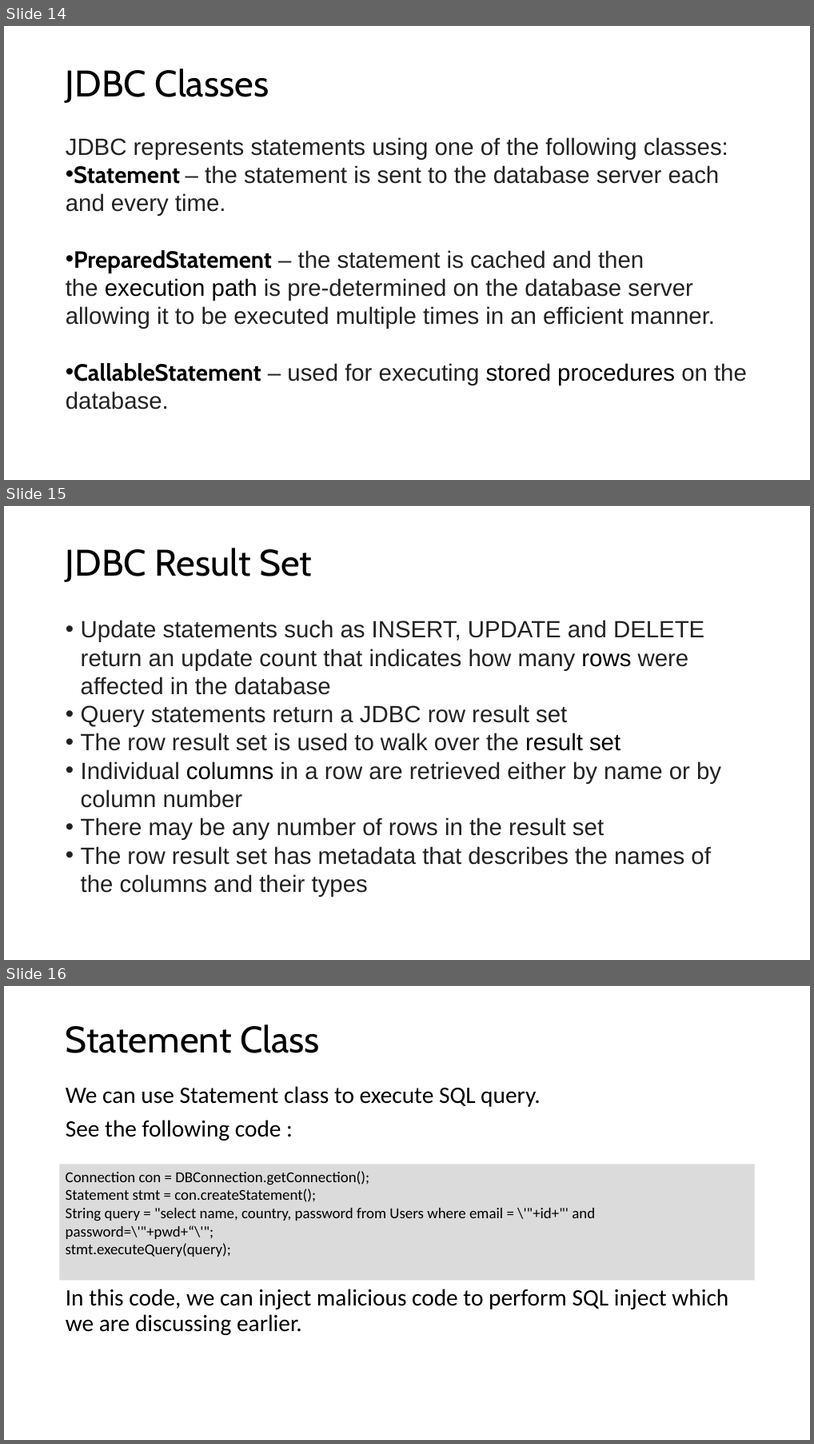
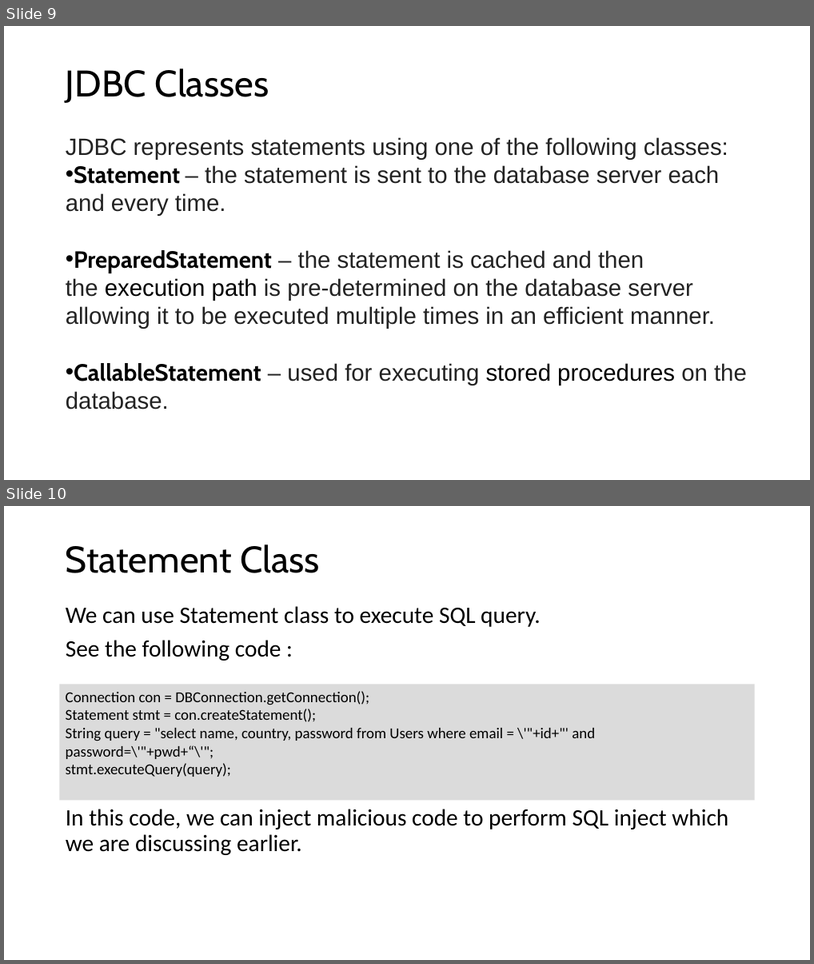
Before and after one commit to lsiddiqsunny/Undergraduate-Thesis, a slide deck: Presentation/1505065_1505069.pptx. Shown one above the other, each under a label of ours: slides 14, 15 and 16 before the commit, slides 9 and 10 after it. The pictures are 814x1444 and 814x964 pixels, drawn with LibreOffice and Linux fonts; fonts in the diff are those of the drawing. Boxes give left, top, right and bottom in pixels: in the first picture for what was removed or moved away, otherwise in the second. Text is boxed around its words. In the diff, an @@ line names an element or a change of style, - is before the commit and + after.

```diff
--- a/Presentation/1505065_1505069.pptx
+++ b/Presentation/1505065_1505069.pptx
@@ slide 15 removed at (4, 506, 810, 960), background #FFFFFF @@
@@ title removed at (66, 548, 312, 582) @@
-JDBC Result Set
@@ text removed at (81, 620, 722, 896) @@
-• Update statements such as INSERT, UPDATE and DELETE return an update count that indicates how many rows were affected in the database
-• Query statements return a JDBC row result set
-• The row result set is used to walk over the result set
-• Individual columns in a row are retrieved either by name or by column number
-• There may be any number of rows in the result set
-• The row result set has metadata that describes the names of the columns and their types
@@ what was slide 14 is now slide 9 @@
@@ what was slide 16 is now slide 10 @@
```
Also in this commit, not shown: 4 slides changed, 1 slide added, 10 other slides removed, 16 other files.
